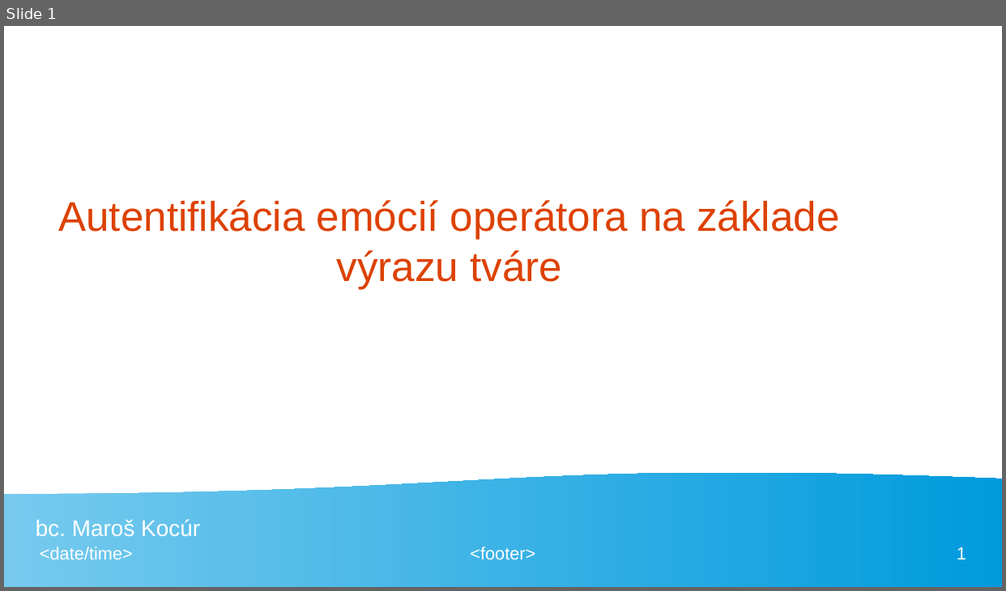
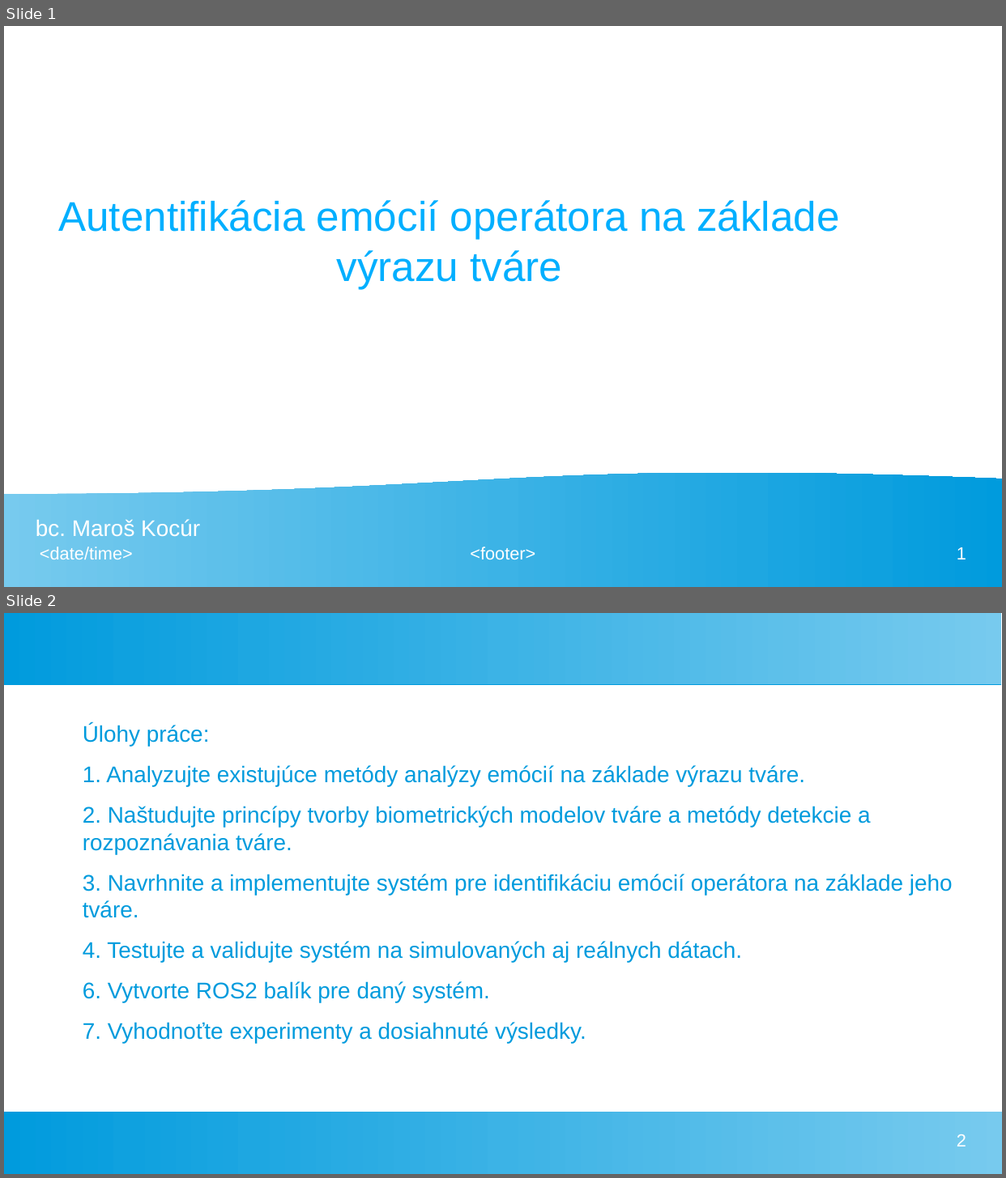
Before and after one commit to KocurMaros/master_thesis_practical, a slide deck: presentation.odp. Shown one above the other, each under a label of ours: slide 1 before the commit, slides 1 and 2 after it. The pictures are 1006x591 and 1006x1178 pixels, drawn with LibreOffice and Linux fonts; fonts in the diff are those of the drawing. Boxes give left, top, right and bottom in pixels: in the first picture for what was removed or moved away, otherwise in the second. Text is boxed around its words. In the diff, an @@ line names an element or a change of style, - is before the commit and + after.

```diff
--- a/presentation.odp
+++ b/presentation.odp
@@ slide 2 added at [4,613,1002,1174], background #FFFFFF @@
@@ rectangle added at [4,613,1002,684], fill gradient #77CAEE to #75C9EE to #73C9ED to #71C8ED to #6FC7ED to #6EC6ED @@
@@ text added at [83,725,953,1044], 18 pt, text #009BDD @@
+Úlohy práce:
+1. Analyzujte existujúce metódy analýzy emócií na základe výrazu tváre.
+2. Naštudujte princípy tvorby biometrických modelov tváre a metódy detekcie a rozpoznávania tváre.
+3. Navrhnite a implementujte systém pre identifikáciu emócií operátora na základe jeho tváre.
+4. Testujte a validujte systém na simulovaných aj reálnych dátach.
+6. Vytvorte ROS2 balík pre daný systém.
+7. Vyhodnoťte experimenty a dosiahnuté výsledky.
@@ rectangle added at [4,1112,1002,1174], fill gradient #77CAEE to #75C9EE to #73C9ED to #71C8ED to #6FC7ED to #6EC6ED @@
@@ page number added at [957,1135,966,1147], 14 pt, text #FFFFFF @@
+2
@@ slide 1 changed as well @@
@@ title "Autentifikácia emócií operátora na základe ..." at [58,200,839,289]: text colour #DD4100 to #00AFFF @@
```
Also in this commit, not shown: 6 other slides changed, 3 other slides added, 1 slide removed, 4 other files.
